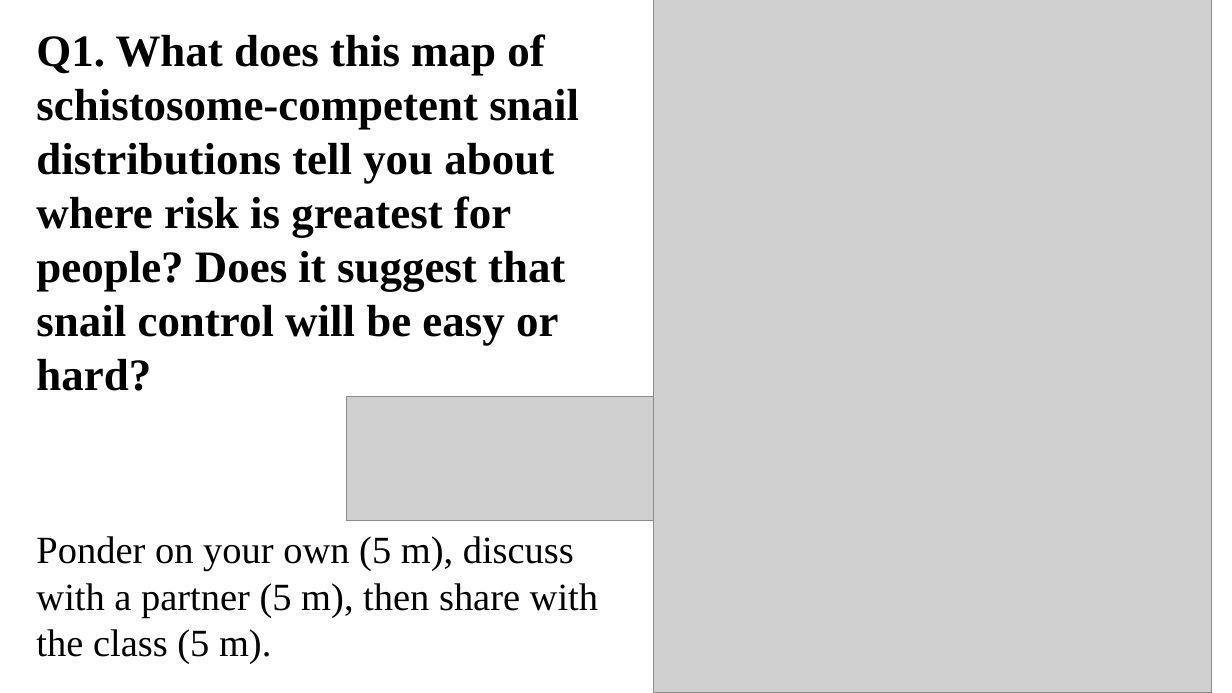
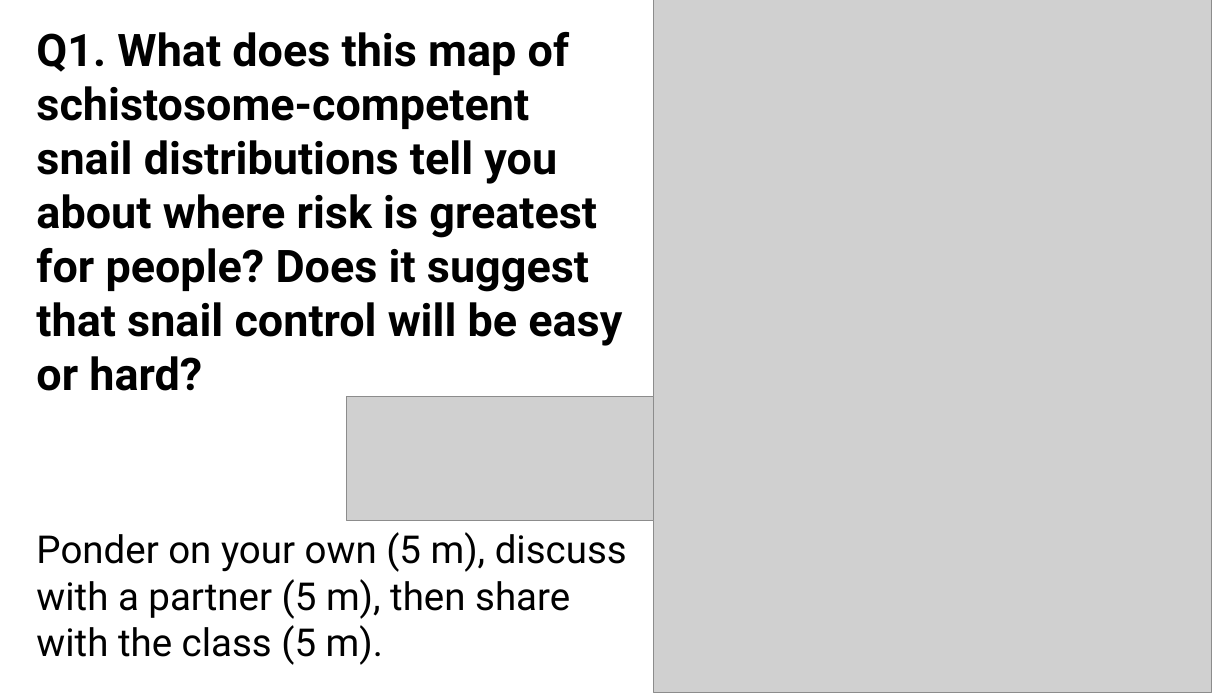
Before and after one commit to wood-lab/fish_406, a slide deck: slide 7 of lectures/in-class_activities/class_5.pptx (slide 4 before the commit). Drawn at 1232x693 pixels with LibreOffice and Linux fonts; fonts in the diff are those of the drawing; grey boxes stand for pictures. Boxes give left, top, right and bottom in pixels: in the first picture for what was removed or moved away, otherwise in the second. Text is boxed around its words. In the diff, an @@ line names an element or a change of style, - is before the commit and + after.

Commit message:
updating class_5 ppt

```diff
--- a/lectures/in-class_activities/class_5.pptx
+++ b/lectures/in-class_activities/class_5.pptx
@@ text "Q1. What does this map ..." at (36, 32, 622, 391): font Times New Roman to Roboto @@
@@ text "Ponder on your own (5 ..." at (36, 532, 627, 665): font Times New Roman to Roboto @@
```
Also in this commit, not shown: 3 other slides changed, 3 slides added, 1 other file.
